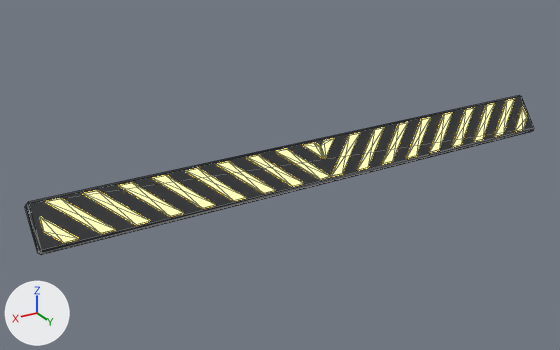
The glTF model assets/models/items/plough_plate.glb: old version first, new version second.
Both versions are drawn from a camera (50 mm lens) standing at (2.18, 3.19, 1.57) and looking at (0.21, -0.09, -0.07). Lighting does not change. The marker at lower left points along +X, +Y and +Z. The picture after the commit comes second. Mesh edges are drawn as thin lines. Vertices at exactly the same position are counted once.

The first picture shows 'plough_plate'.
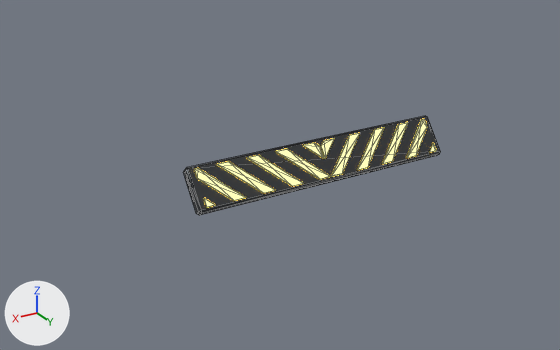
Boxes (x1, y1, x2, y2) around the edits, measured in the pictures (560 x 350 px; the box of a moved part takes in the faces that stretch with it):
'plough_plate', reshaped (49% narrower, 38% shorter)
    before: (25, 95, 534, 255)
    after: (183, 116, 441, 215)
part 1 of me_plough_plate, moved or reshaped
    before: (25, 95, 534, 255)
    after: (183, 116, 441, 215)
part 2 of me_plough_plate, deleted
    before: (40, 99, 527, 243)
part 3 of me_plough_plate, moved or reshaped
    before: (152, 112, 453, 208)
    after: (194, 119, 437, 208)

Patch to the scene script:
```diff
--- a/assets/models/items/plough_plate.glb.py
+++ b/assets/models/items/plough_plate.glb.py
@@ me_plough_plate @@
 # used by ob_plough_plate; location = (0.0, 0.0, 0.0)
-me_plough_plate.from_pydata(...)  # 188 vertices, 292 faces; spans x -1.54..1.54, y -0.09..0.09, z -0.11..0.11
+me_plough_plate.from_pydata(...)  # 124 vertices, 196 faces; spans x -0.77..0.77, y -0.09..0.09, z -0.11..0.11
+# me_plough_plate part 1: the loose piece of 24 vertices spanning x -1.54..1.54, y -0.09..0.09, z -0.11..0.11 is scaled about its middle by (0.497, 1, 1)
+# me_plough_plate part 2: 8 loose pieces with 64 vertices, spanning x -1.5..1.5, y -0.04..0.09, z -0.06..0.1, are deleted
+# me_plough_plate part 3
+# 12 vertices are removed from x -0.95..0.95, y -0.04..0.09, z -0.06..0.1
+# 40 faces are deleted
+# 4 vertices move from x -0.88..0.95, y -0.04..-0.03, z 0.1 to x -0.73..0.73, y -0.01..0.08, z -0.06..0.06
+# 12 vertices are added at x -0.73..0.73, y -0.04..0.09, z -0.06..0.1
+# 40 new faces join them, mat_warn (yellow #f3cb59, glowing orange #ffc44b)
 me_plough_plate.materials.append(mat_dark)
```
